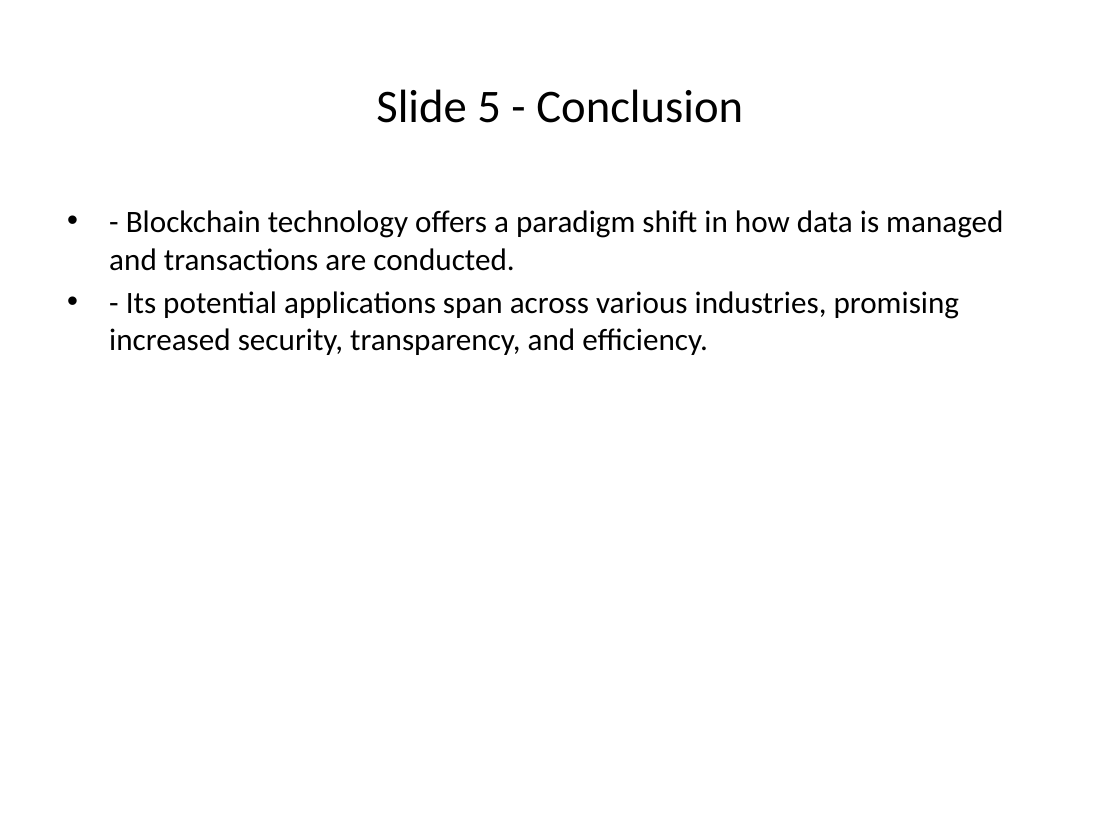
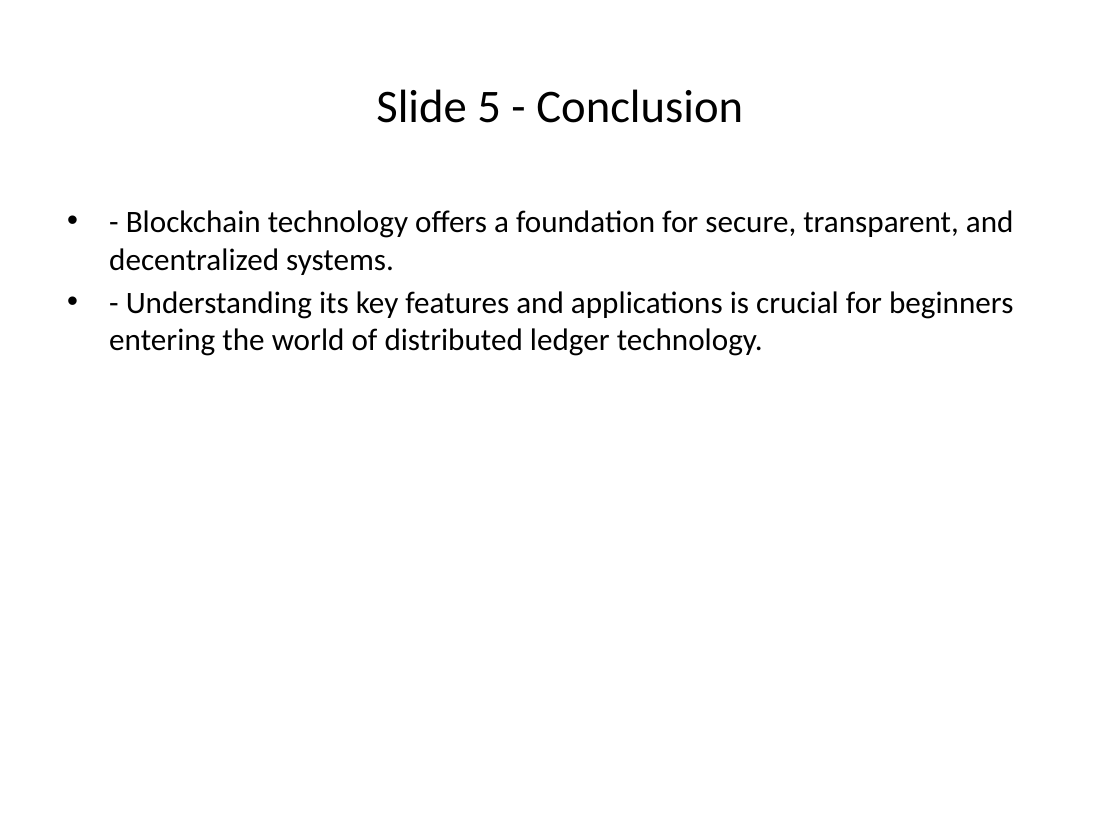
Before and after one commit to karan3486/bayhawk-bot, a slide deck: slide 5 of results/generated_presentation.pptx. Drawn at 1120x840 pixels with LibreOffice and Linux fonts; fonts in the diff are those of the drawing. Boxes give left, top, right and bottom in pixels: in the first picture for what was removed or moved away, otherwise in the second. Text is boxed around its words. In the diff, an @@ line names an element or a change of style, - is before the commit and + after.

```diff
--- a/results/generated_presentation.pptx
+++ b/results/generated_presentation.pptx
@@ text at <box>109,210,1014,356</box>: text changed @@
-• - Blockchain technology offers a paradigm shift in how data is managed and transactions are conducted.
-• - Its potential applications span across various industries, promising increased security, transparency, and efficiency.
+• - Blockchain technology offers a foundation for secure, transparent, and decentralized systems.
+• - Understanding its key features and applications is crucial for beginners entering the world of distributed ledger technology.
```
Also in this commit, not shown: 3 other slides changed, 1 slide added, 1 slide removed, 7 other files.
